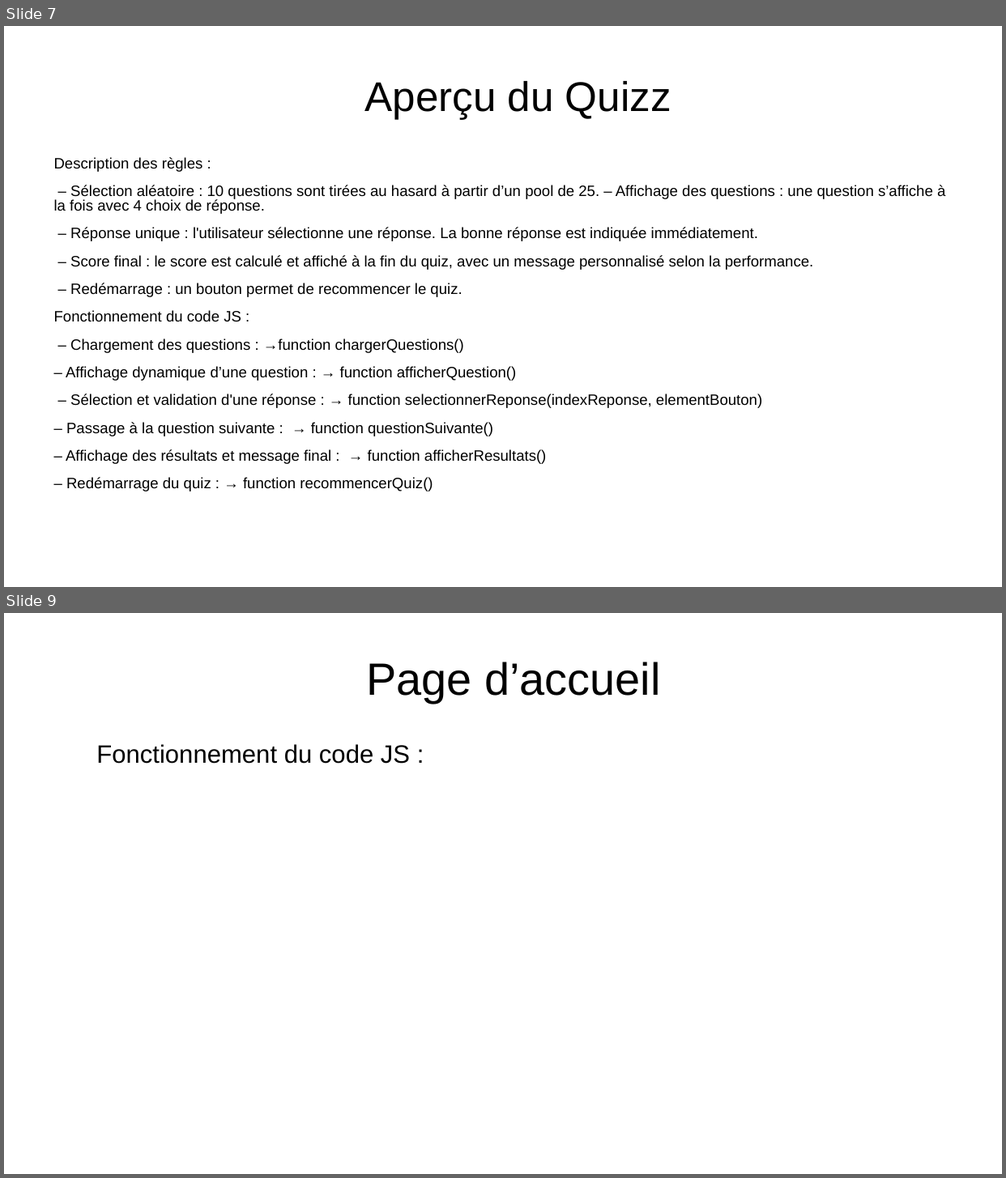
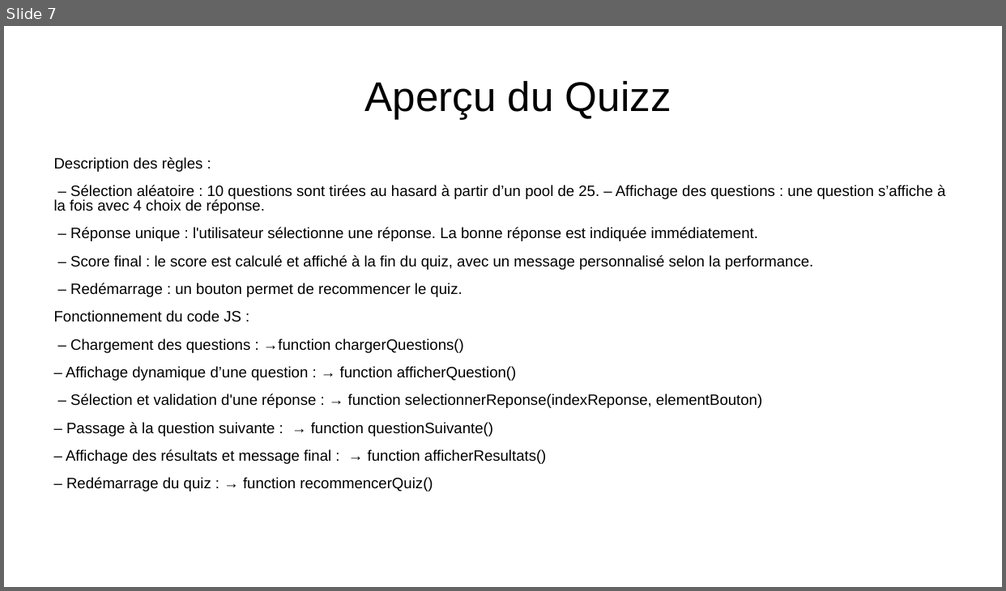
Before and after one commit to Cboukhal/projet_groupe, a slide deck: Document à rendre/powerpoint_prototype.odp. Shown one above the other, each under a label of ours: slides 7 and 9 before the commit, slide 7 after it; the slides between them are not shown. The pictures are 1006x1178 and 1006x591 pixels, drawn with LibreOffice and Linux fonts; fonts in the diff are those of the drawing; background and template pictures are left out. Boxes give left, top, right and bottom in pixels: in the first picture for what was removed or moved away, otherwise in the second. Text is boxed around its words. In the diff, an @@ line names an element or a change of style, - is before the commit and + after.

```diff
--- a/Document à rendre/powerpoint_prototype.odp
+++ b/Document à rendre/powerpoint_prototype.odp
@@ slide 9 removed at (4,613,1002,1174), background picture (left out) @@
@@ title removed at (366,662,660,703) @@
-● Page d’accueil
@@ text removed at (96,744,410,764) @@
-● Fonctionnement du code JS :
```
Also in this commit, not shown: 1 slide changed, 1 slide added, 1 other slide removed, 1 other file.
